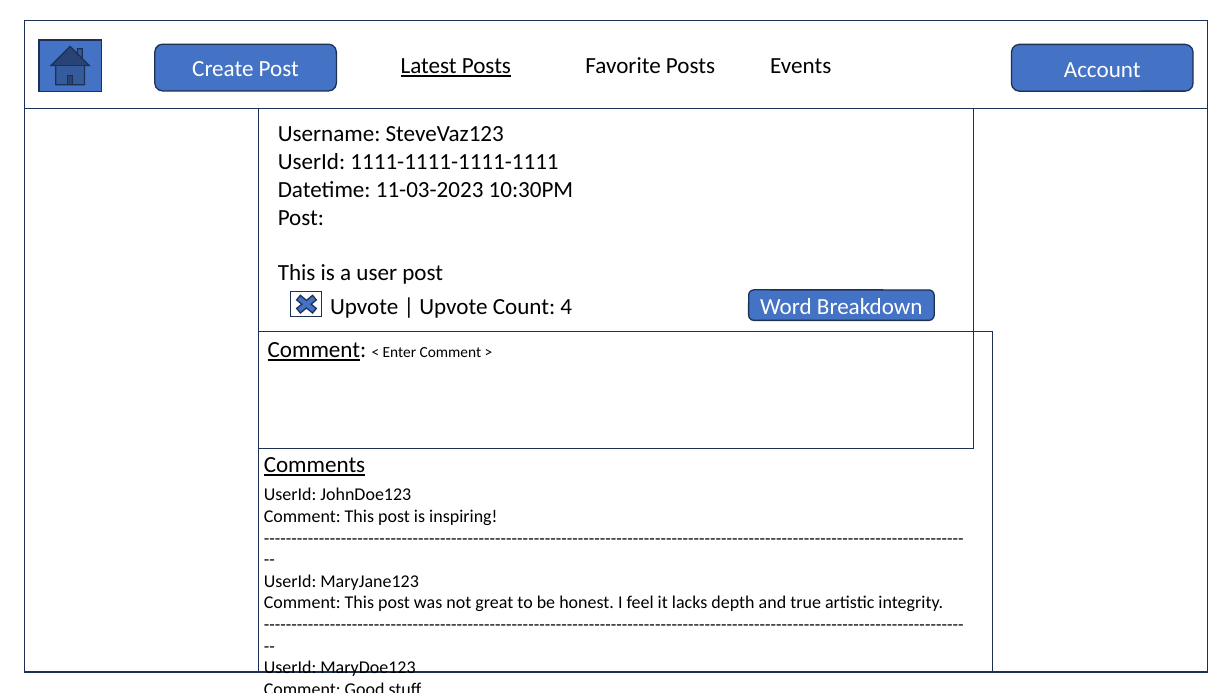
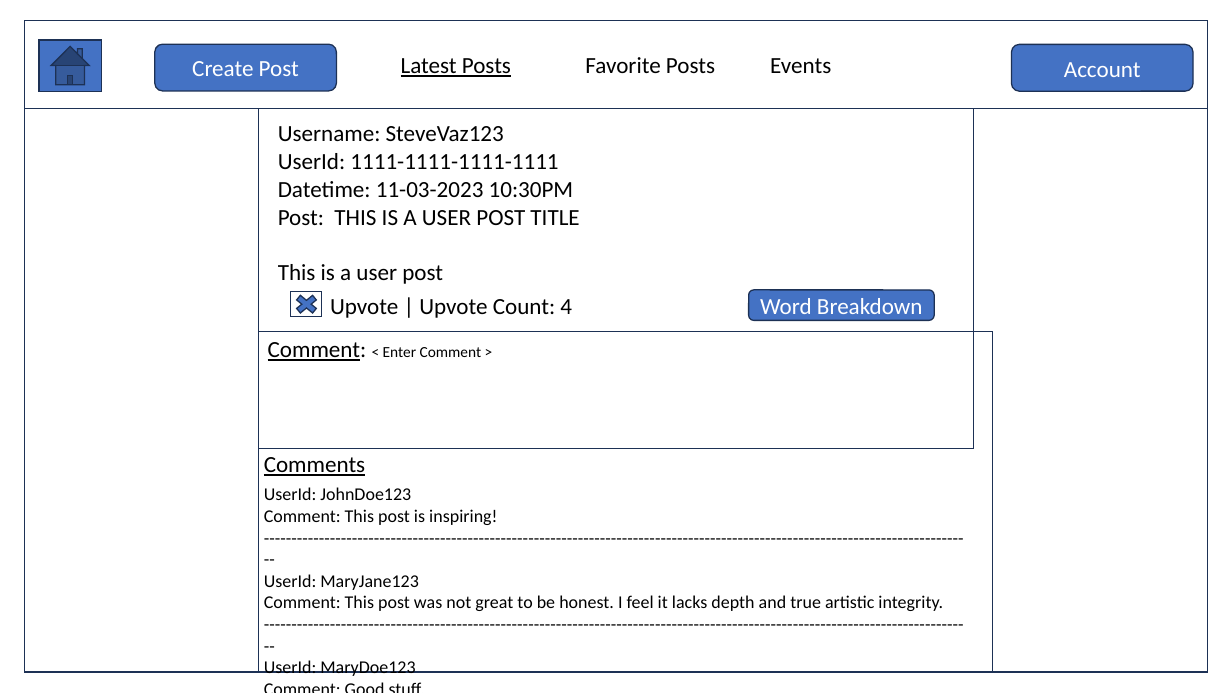
Before and after one commit to seniorscooba/Web_Programming_Final_Project, a slide deck: slide 8 of Documents/final_project_planning.pptx. Drawn at 1232x693 pixels with LibreOffice and Linux fonts; fonts in the diff are those of the drawing. Boxes give left, top, right and bottom in pixels: in the first picture for what was removed or moved away, otherwise in the second. Text is boxed around its words. In the diff, an @@ line names an element or a change of style, - is before the commit and + after.

```diff
--- a/Documents/final_project_planning.pptx
+++ b/Documents/final_project_planning.pptx
@@ text at bbox=[278, 210, 579, 225]: text changed @@
-Post:
+Post: THIS IS A USER POST TITLE
```
Also in this commit, not shown: 4 other files.
